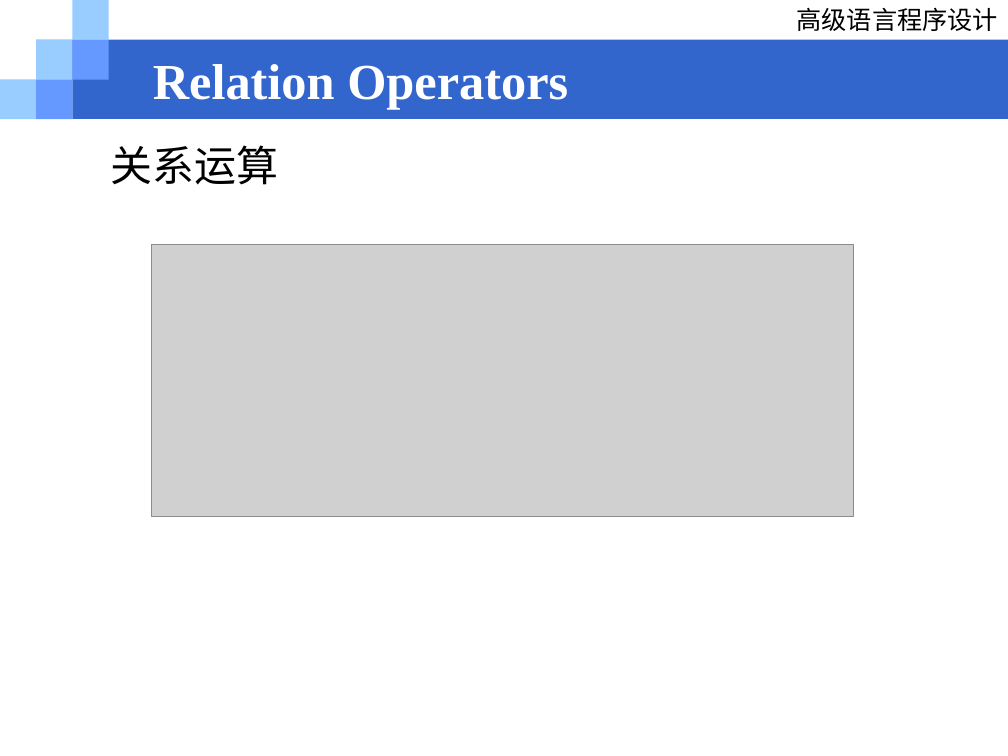
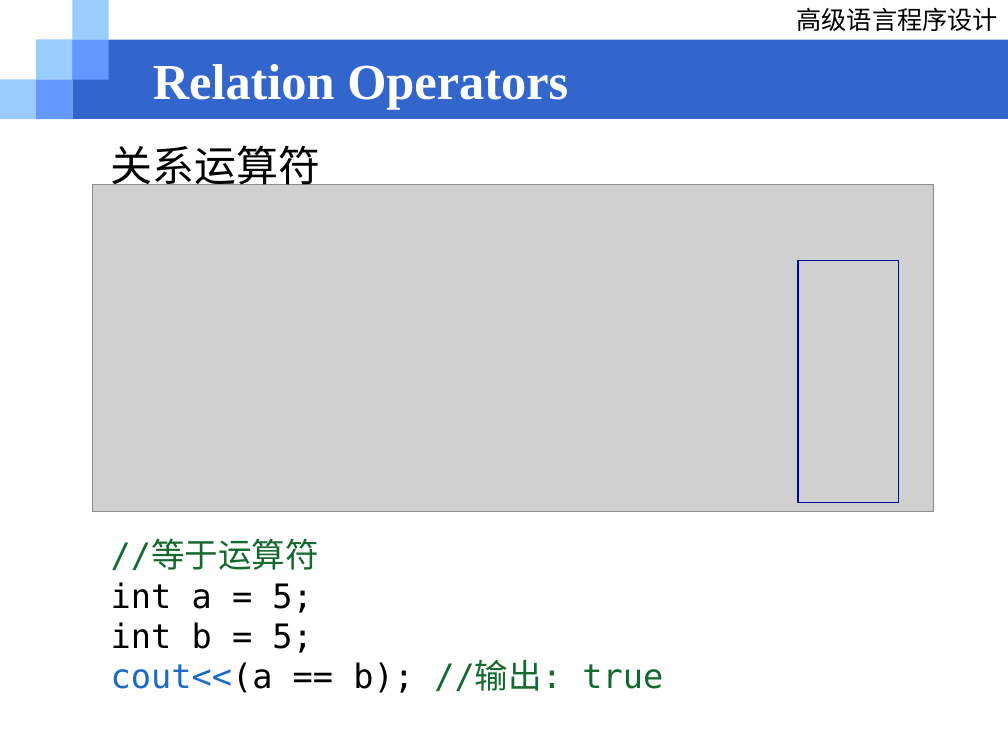
Before and after one commit to Love-Archetto/Tju-WA-Resources, a slide deck: slide 34 of 学术相关/程序设计/02_基础知识_发布版.ppt (slide 31 before the commit). Drawn at 1008x756 pixels with LibreOffice and Linux fonts; fonts in the diff are those of the drawing; grey boxes stand for pictures; background and template pictures are left out. Boxes give left, top, right and bottom in pixels: in the first picture for what was removed or moved away, otherwise in the second. Text is boxed around its words. In the diff, an @@ line names an element or a change of style, - is before the commit and + after.

```diff
--- a/学术相关/程序设计/02_基础知识_发布版.ppt
+++ b/学术相关/程序设计/02_基础知识_发布版.ppt
@@ text at bbox=[111, 145, 321, 192]: text changed @@
-关系运算
+关系运算符
@@ picture: place and size @@
-picture at bbox=[151, 245, 853, 517]
+picture at bbox=[93, 184, 934, 511]
@@ rectangle added at bbox=[798, 260, 899, 502], outline #000798 0.99 pt @@
@@ text added at bbox=[111, 540, 663, 693], 24 pt, text #000000 @@
+//等于运算符
+int a = 5;
+int b = 5;
+cout<<(a == b); //输出: true
```
Also in this commit, not shown: 10 other slides changed, 4 slides added, 2 other files.
